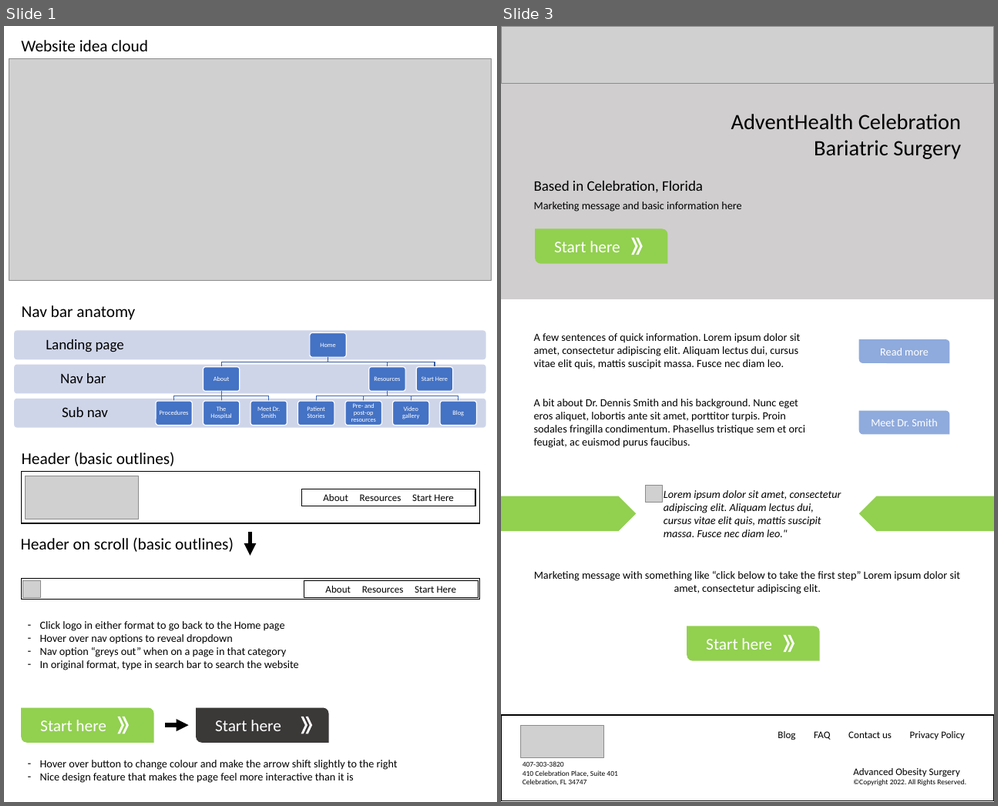
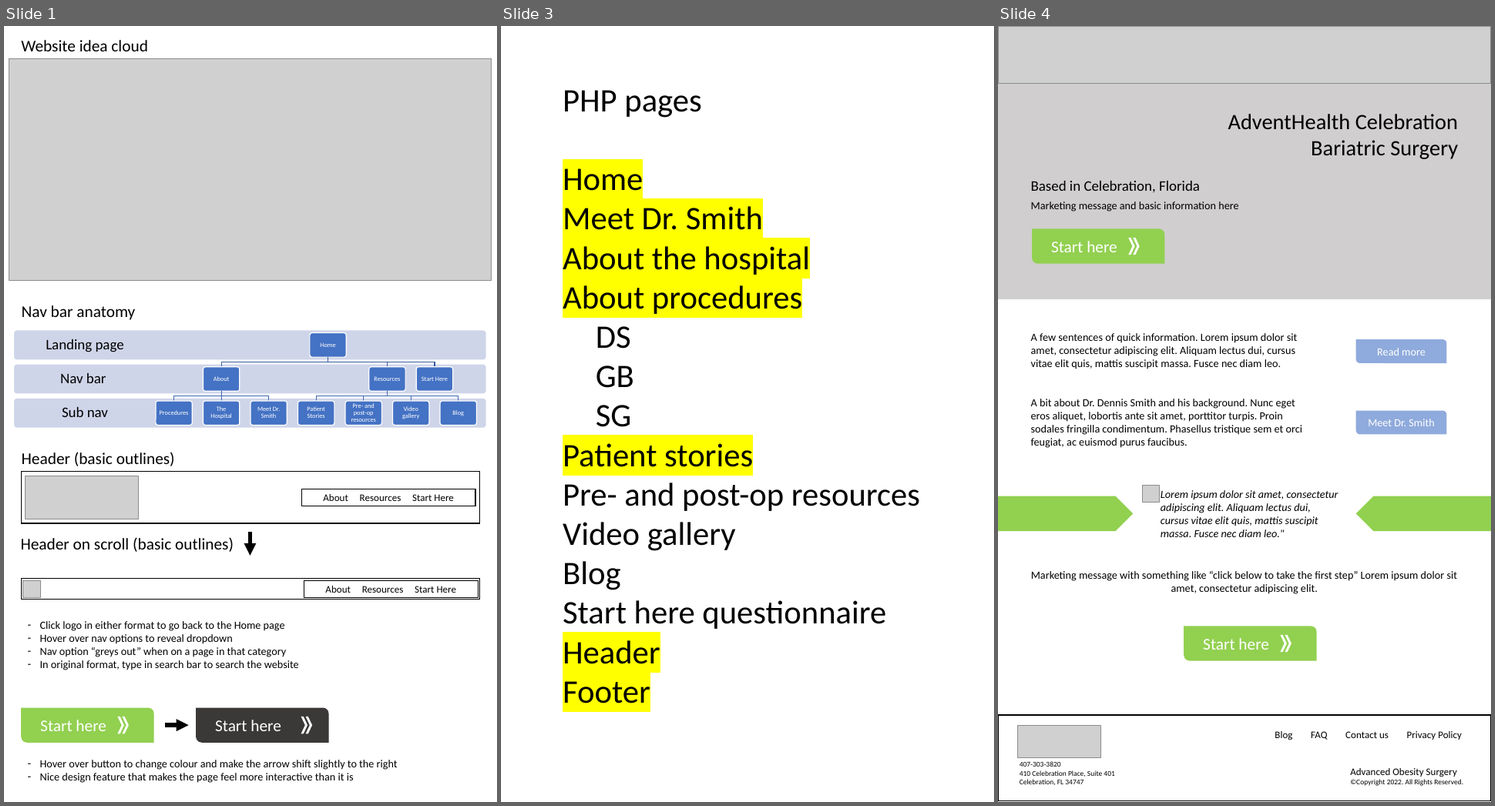
Before and after one commit to audcsm/aos-site, a slide deck: Website Design Tools.pptx. Shown side by side, each under a label of ours: slides 1 and 3 before the commit, slides 1, 3 and 4 after it; the slides between them are not shown. The pictures are 998x806 and 1495x806 pixels, drawn with LibreOffice and Linux fonts; fonts in the diff are those of the drawing; grey boxes stand for pictures. Boxes give left, top, right and bottom in pixels: in the first picture for what was removed or moved away, otherwise in the second. Text is boxed around its words. In the diff, an @@ line names an element or a change of style, - is before the commit and + after.

```diff
--- a/Website Design Tools.pptx
+++ b/Website Design Tools.pptx
@@ slide 3 added at <box>501,26,994,802</box>, background #FFFFFF @@
@@ text added at <box>563,90,920,704</box>, 36 pt, text #000000 @@
+PHP pages
+Home
+Meet Dr. Smith
+About the hospital
+About procedures
+DS
+GB
+SG
+Patient stories
+Pre- and post-op resources
+Video gallery
+Blog
+Start here questionnaire
+Header
+Footer
@@ what was slide 3 is now slide 4 @@
```
Also in this commit, not shown: 1 slide changed, 3 other slides added, 10 other files.
